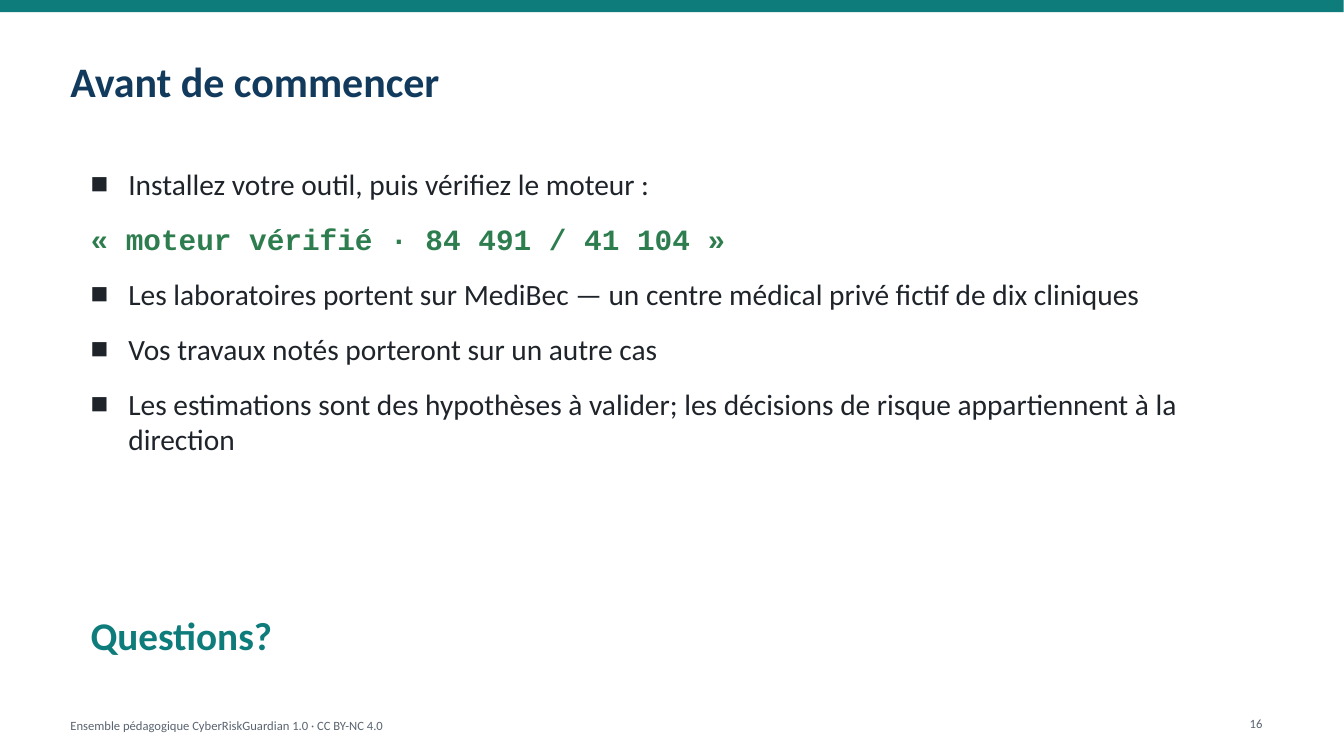
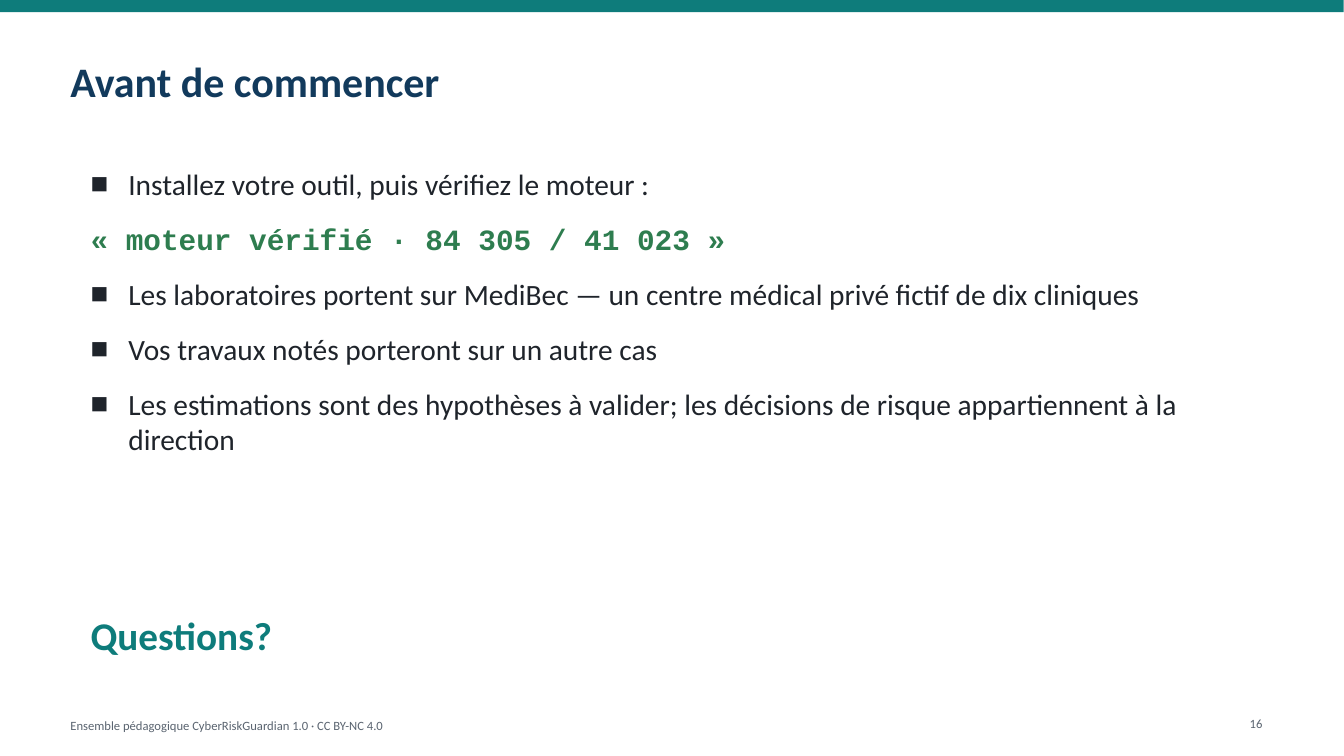
Before and after one commit to ITriskMgr/CyberRiskGuardian, a slide deck: slide 16 of education/slides/CRG_Intro_Deck_FR.pptx. Drawn at 1344x756 pixels with LibreOffice and Linux fonts; fonts in the diff are those of the drawing. Boxes give left, top, right and bottom in pixels: in the first picture for what was removed or moved away, otherwise in the second. Text is boxed around its words. In the diff, an @@ line names an element or a change of style, - is before the commit and + after.

```diff
--- a/education/slides/CRG_Intro_Deck_FR.pptx
+++ b/education/slides/CRG_Intro_Deck_FR.pptx
@@ text at [126,229,690,251]: text changed @@
-  « moteur vérifié · 84 491 / 41 104 »
+  « moteur vérifié · 84 305 / 41 023 »
```
Also in this commit, not shown: 2 other slides changed, 30 other files.
